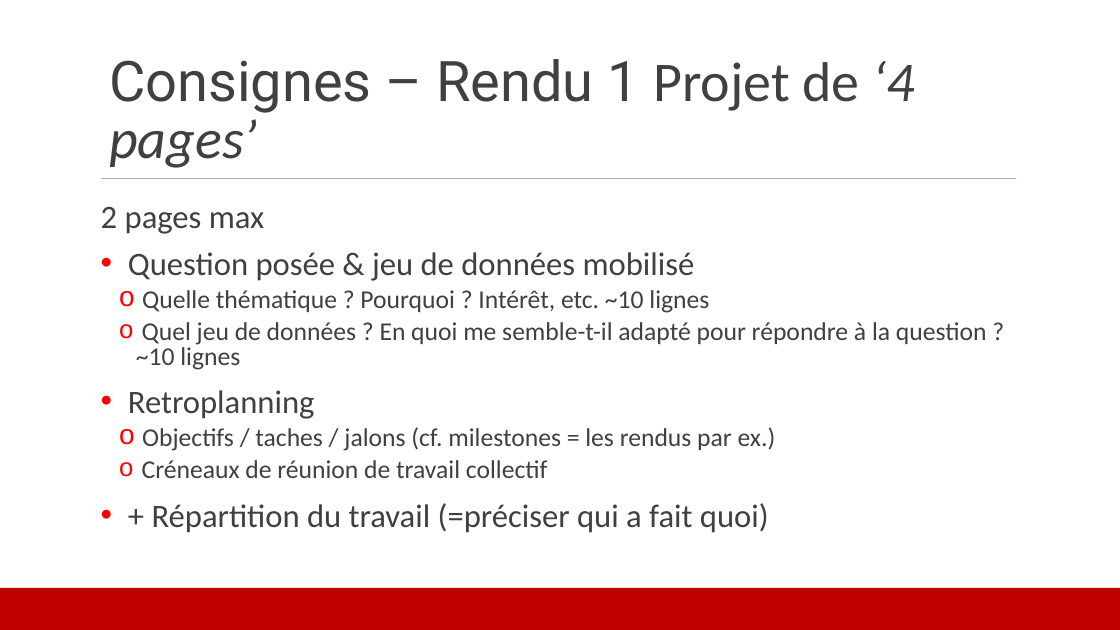
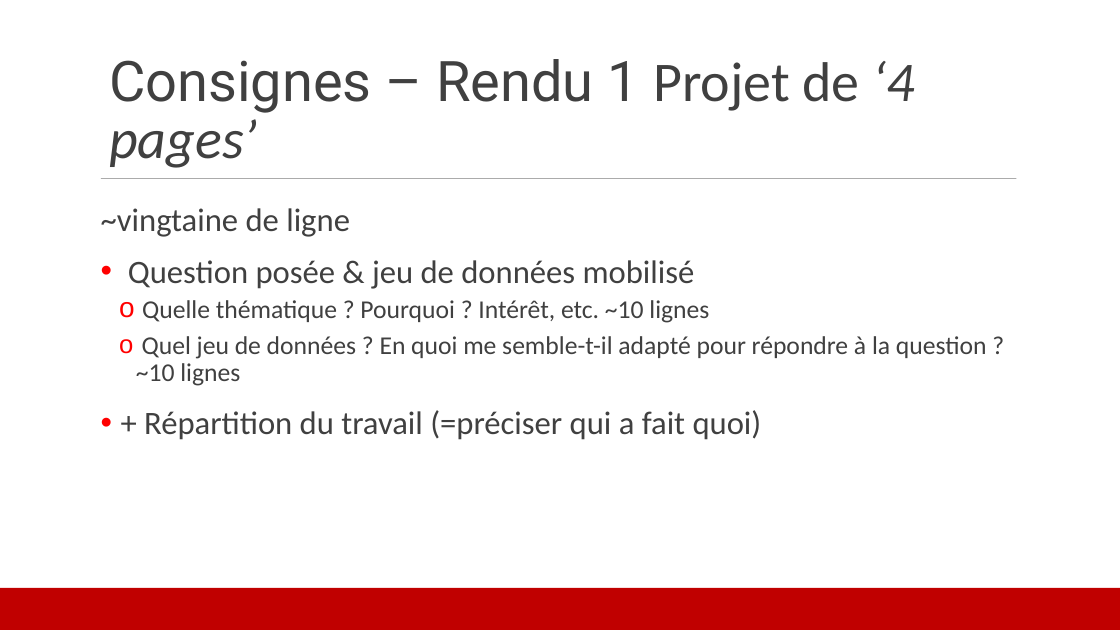
Before and after one commit to leomignot/DECA2-collectif, a slide deck: slide 26 of Mignot/Diapos/S2 - diapo DECA2.ppt. Drawn at 1120x630 pixels with LibreOffice and Linux fonts; fonts in the diff are those of the drawing. Boxes give left, top, right and bottom in pixels: in the first picture for what was removed or moved away, otherwise in the second. Text is boxed around its words. In the diff, an @@ line names an element or a change of style, - is before the commit and + after.

Commit message:
udate consignes et diapo S2

```diff
--- a/Mignot/Diapos/S2 - diapo DECA2.ppt
+++ b/Mignot/Diapos/S2 - diapo DECA2.ppt
@@ text at (x1=101, y1=208, x2=350, y2=237): text changed @@
-2 pages max
+~vingtaine de ligne
@@ text at (x1=128, y1=260, x2=987, y2=440): line spacing 0.8 to 0.9 @@
@@ text at (x1=128, y1=390, x2=776, y2=478): paragraphs removed @@
-• Retroplanning
-  o Objectifs / taches / jalons (cf. milestones = les rendus par ex.)
-  o Créneaux de réunion de travail collectif
```
Also in this commit, not shown: 3 other slides changed, 2 other files.
